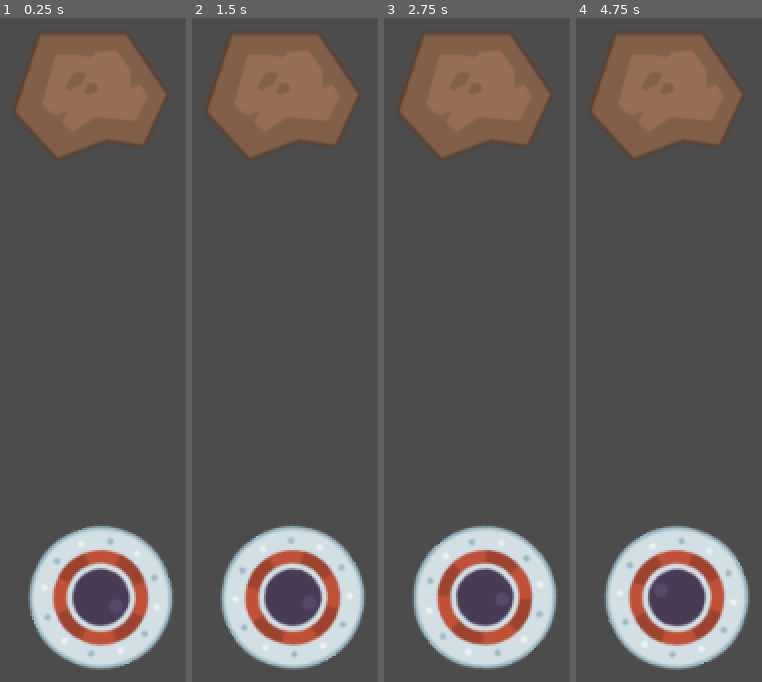
Above: before the commit, frames 1-4 (left to right).
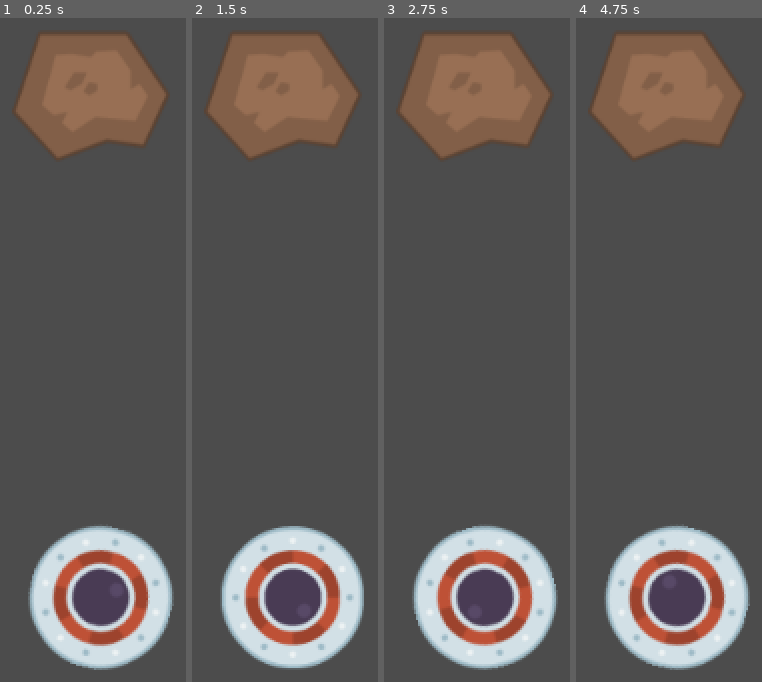
Above: after the commit, the same moments.

Repository: brendankhoury/To-the-moon-and-hack
Game: Godot game, scene res://Src/Main.tscn
The game is run twice, just before and just after one commit, with the same random seed, the same clock (stepped at 60 frames per second) and the same inputs.
Inputs (mouse positions are in pixels of both pictures, inside the frame that each line leads up to):
- Up to frame 1 (0.25 s): no input
- Up to frame 2 (1.5 s): tap Enter at 0.5 s; move the mouse to (outside the picture) at 0.52 s; click (outside the picture) at 0.6 s; move the mouse to (227, 389) at 1.27 s; click (227, 389) at 1.35 s
- Up to frame 3 (2.75 s): tap Space at 2 s; move the mouse to (outside the picture) at 2.02 s; click (outside the picture) at 2.1 s
- Up to frame 4 (4.75 s): move the mouse to (outside the picture) at 2.77 s; click (outside the picture) at 2.85 s; tap Enter at 3.5 s; move the mouse to (outside the picture) at 3.52 s; click (outside the picture) at 3.6 s; tap Space at 4.25 s; move the mouse to (outside the picture) at 4.27 s; click (outside the picture) at 4.35 s

The runs differ from the first frame. In frame 1, 2.3% of the frame differs, in the area x 16-93%, y 76-99%; in frame 2, 2.2%; in frame 3, 1.7%; in frame 4, 2.7%, in the area x 18-94%, y 76-98%.

Commit message:
Added input for tap and update rotation print

Diff:
--- a/Src/Actors/Player.gd
+++ b/Src/Actors/Player.gd
@@ -1,6 +1,6 @@
 extends KinematicBody2D
 
-export var rotation_speed := 0.5
+export var rotation_speed := deg2rad(1)
 
 # https://godotengine.org/qa/30772/how-to-create-a-grappling-hook-2d
 # https://docs.godotengine.org/en/stable/tutorials/physics/ray-casting.html
@@ -8,7 +8,7 @@
 func grapple(rotation: float):
 	var space_state = get_world_2d().direct_space_state
 	var result = space_state.intersect_ray(Vector2(0, 0), Vector2(50, 100))
-	print("Grapple function called", rotation)
+	print("Grapple function called, rotation: ", int(rad2deg(rotation))%360);
 
 func _physics_process(delta: float) -> void:
 
--- a/project.godot
+++ b/project.godot
@@ -19,6 +19,15 @@
 run/main_scene="res://Src/Main.tscn"
 config/icon="res://icon.png"
 
+[input]
+
+tap={
+"deadzone": 0.5,
+"events": [ Object(InputEventMouseButton,"resource_local_to_scene":false,"resource_name":"","device":0,"alt":false,"shift":false,"control":false,"meta":false,"command":false,"button_mask":0,"position":Vector2( 0, 0 ),"global_position":Vector2( 0, 0 ),"factor":1.0,"button_index":1,"pressed":false,"doubleclick":false,"script":null)
+, Object(InputEventKey,"resource_local_to_scene":false,"resource_name":"","device":0,"alt":false,"shift":false,"control":false,"meta":false,"command":false,"pressed":false,"scancode":32,"unicode":0,"echo":false,"script":null)
+ ]
+}
+
 [rendering]
 
 environment/default_environment="res://default_env.tres"
